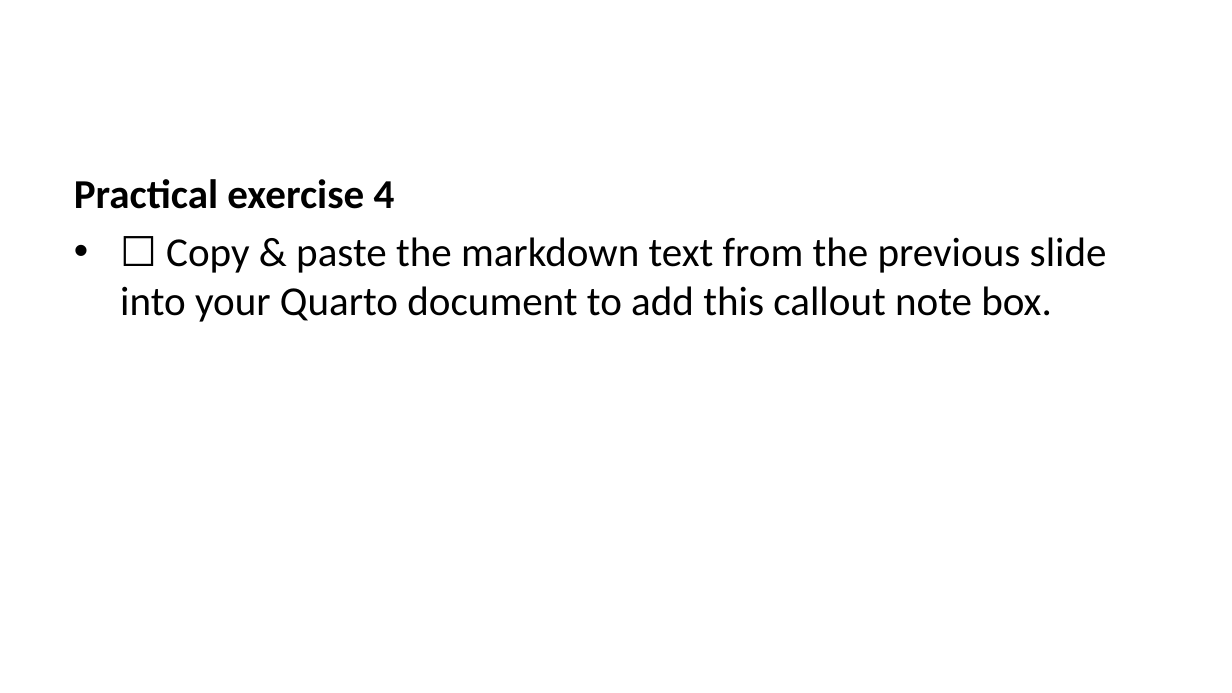
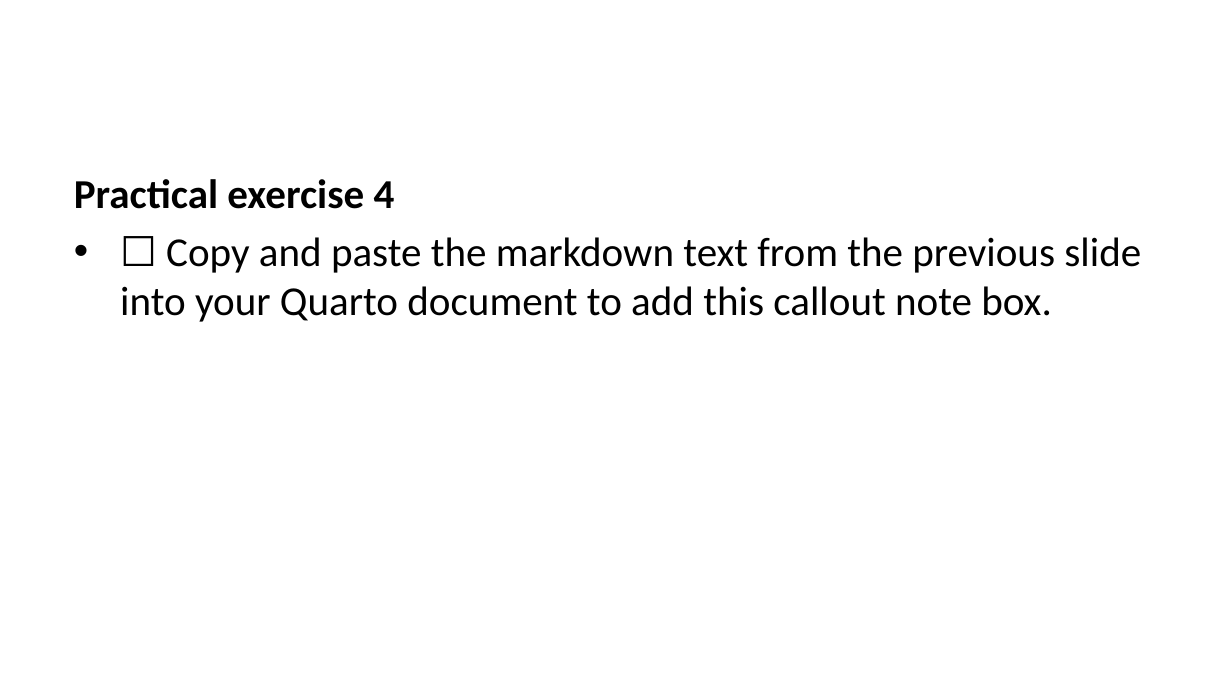
Before and after one commit to lmu-osc/train-the-trainer-student-track-OS, a slide deck: slide 26 of _site/materials/OS-M3/OS-M3-S6-Quarto/OS-M3-S6-Quarto-slides.pptx (slide 27 before the commit). Drawn at 1232x693 pixels with LibreOffice and Linux fonts; fonts in the diff are those of the drawing. Boxes give left, top, right and bottom in pixels: in the first picture for what was removed or moved away, otherwise in the second. Text is boxed around its words. In the diff, an @@ line names an element or a change of style, - is before the commit and + after.

```diff
--- a/_site/materials/OS-M3/OS-M3-S6-Quarto/OS-M3-S6-Quarto-slides.pptx
+++ b/_site/materials/OS-M3/OS-M3-S6-Quarto/OS-M3-S6-Quarto-slides.pptx
@@ text at box(120, 237, 1141, 322): text changed @@
-• ☐ Copy & paste the markdown text from the previous slide into your Quarto document to add this callout note box.
+• ☐ Copy and paste the markdown text from the previous slide into your Quarto document to add this callout note box.
```
Also in this commit, not shown: 49 other slides changed, 2 slides added, 2 slides removed, 36 other files.
